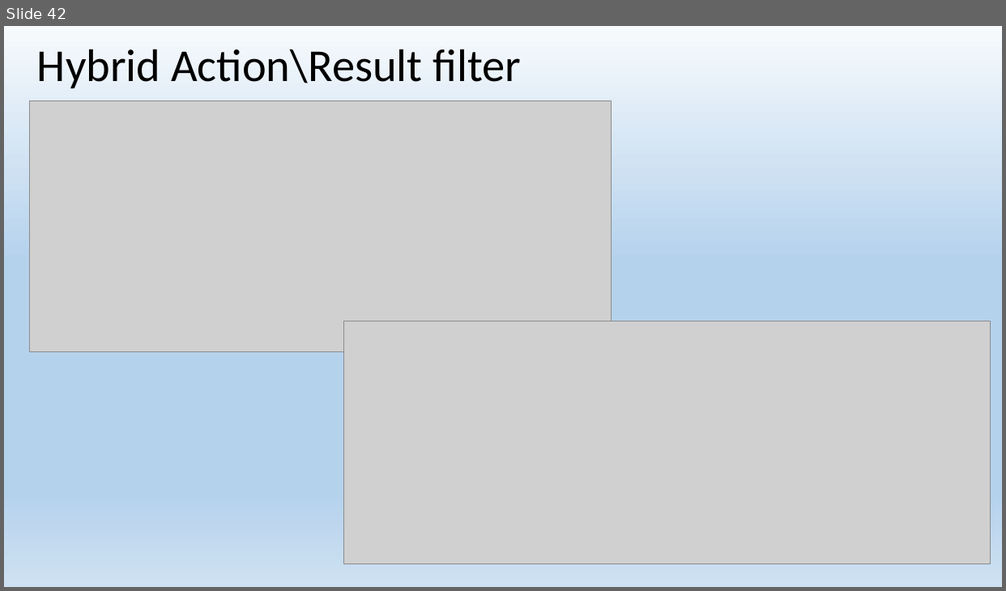
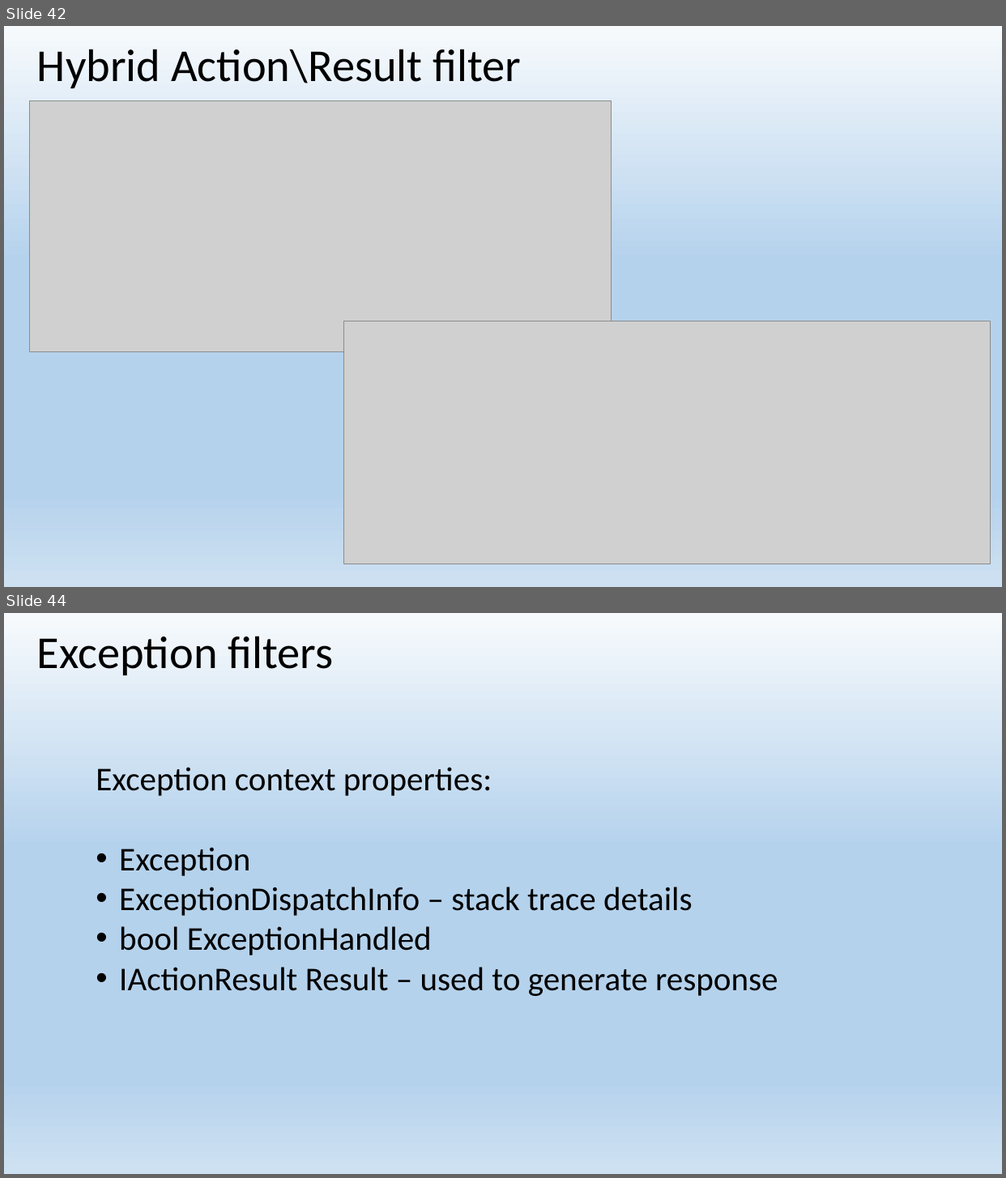
Before and after one commit to EPilyaev/ASPNetCoreMVC, a slide deck: AspNetCoreMVC.pptx. Shown one above the other, each under a label of ours: slide 42 before the commit, slides 42 and 44 after it; the slides between them are not shown. The pictures are 1006x591 and 1006x1178 pixels, drawn with LibreOffice and Linux fonts; fonts in the diff are those of the drawing; grey boxes stand for pictures. Boxes give left, top, right and bottom in pixels: in the first picture for what was removed or moved away, otherwise in the second. Text is boxed around its words. In the diff, an @@ line names an element or a change of style, - is before the commit and + after.

Commit message:
Start exception filters

```diff
--- a/AspNetCoreMVC.pptx
+++ b/AspNetCoreMVC.pptx
@@ slide 44 added at [4, 613, 1002, 1174], background gradient #F7FAFD to #B5D2EC to #CEE1F2 @@
@@ title added at [37, 636, 334, 675], 44 pt, text #000000 @@
+Exception filters
@@ text added at [96, 767, 778, 996], 32 pt, text #000000 @@
+Exception context properties:
+• Exception
+• ExceptionDispatchInfo – stack trace details
+• bool ExceptionHandled
+• IActionResult Result – used to generate response
```
Also in this commit, not shown: 2 other slides added, 1 slide removed.
